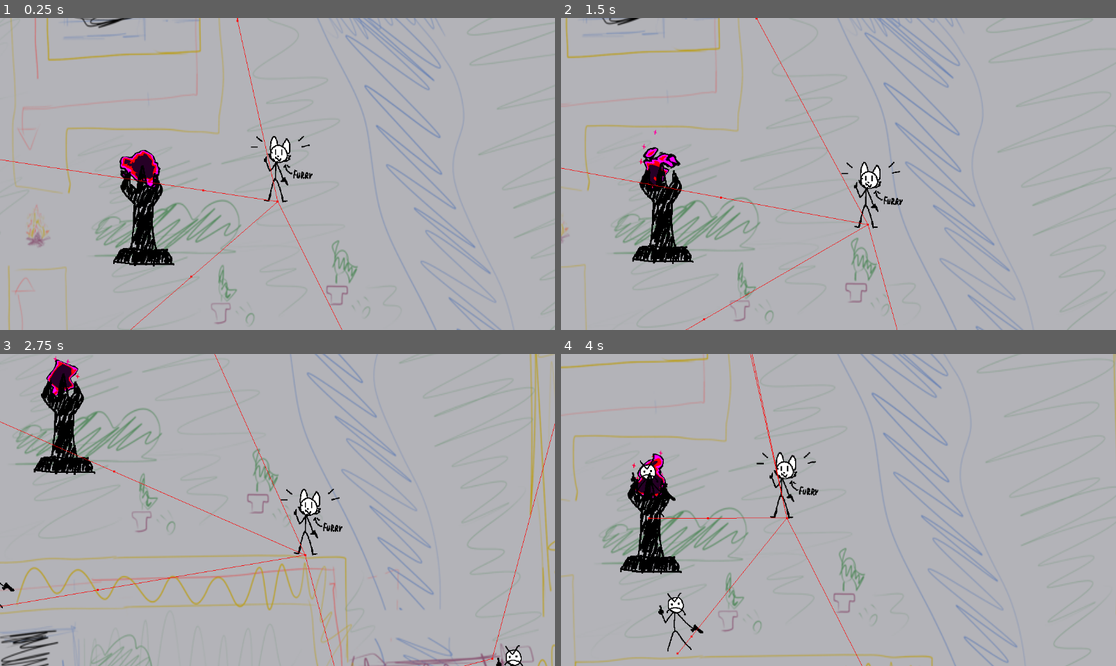
Above: before the commit, frames 1-4 (two rows, left to right).
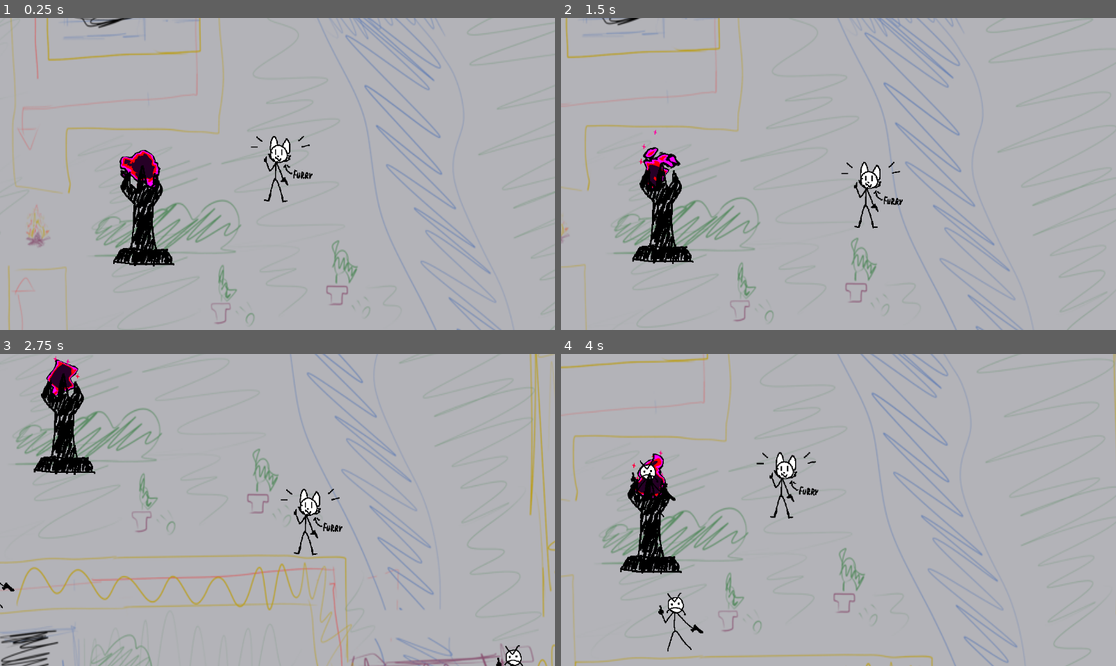
Above: after the commit, the same moments.

Repository: ndvrxd/cultism
Game: Godot game, scene res://scenes/world.tscn
The game is run twice, just before and just after one commit, with the same random seed, the same clock (stepped at 60 frames per second) and the same inputs.
Inputs:
- Up to frame 1 (0.25 s): no input
- Up to frame 2 (1.5 s): hold D (right) 0.53-1.28 s; hold S (down) from 1.28 s (still down)
- Up to frame 3 (2.75 s): release S (down) at 2.03 s; hold D (right) from 2.03 s (still down)
- Up to frame 4 (4 s): release D (right) at 2.78 s; hold W (up) 2.78-3.53 s; hold A (left) from 3.53 s (still down)

The runs differ from the first frame. In frame 1, 0.4% of the frame differs, in the area x 0-62%, y 0-100%; in frame 2, 0.4%; in frame 3, 0.6%, in the area x 0-100%, y 0-100%; in frame 4, 0.4%.

Commit message:
Entity base class groundwork

Diff:
--- a/cult-game-version-0.1/abstract/Stat.gd
+++ b/cult-game-version-0.1/abstract/Stat.gd
@@ -1,5 +1,7 @@
 class_name Stat extends Resource
 ## Meant to be used to cleanly track and modify entity stats.
+
+signal valueChanged(value:float);
 
 ## The base value of the statistic. Modify with set only.
 ## May be set in the inspector.
@@ -37,22 +39,27 @@
 func setBase(value:float):
 	## Set the base value of the statistic.
 	baseValue = value
+	valueChanged.emit(getValue());
 
 func modifyBase(flatValue:float):
 	## Additively modify the base value of the statistic.
 	baseModifier += flatValue
+	valueChanged.emit(getValue());
 
 func modifyMult(factor:float):
 	## Multiplicatively modify the base value of the statistic.
 	multiplier *= factor
+	valueChanged.emit(getValue());
 
 func modifyMultFlat(flatValue:float):
 	## Add a flat multiplicative modifier to the base value of the statistic.
 	multFlatModifier += flatValue
+	valueChanged.emit(getValue());
 
 func modifyFlat(flatValue:float):
 	## Add a flat value to the statistic, after modifiers.
 	additive += flatValue
+	valueChanged.emit(getValue());
 
 func getValue() -> float:
 	## Returns the final value of the statistic.
--- a/cult-game-version-0.1/objects/enemy.tscn
+++ b/cult-game-version-0.1/objects/enemy.tscn
@@ -31,4 +31,3 @@
 debug_color = Color(0.772432, 0.263693, 0.879854, 0.42)
 
 [node name="NavigationAgent2D" type="NavigationAgent2D" parent="."]
-debug_enabled = true
--- /dev/null
+++ b/cult-game-version-0.1/scripts/generic/Entity.gd
@@ -0,0 +1,73 @@
+class_name Entity extends CharacterBody2D
+
+# Base class for all Entities - networked actors with stats, health bars,
+# and the like. Movement code & health stuff is handled here
+
+@export var entityName:String = "Entity";
+
+@export var moveIntent:Vector2 = Vector2.ZERO;
+@export var lookDirection:Vector2 = Vector2.UP;
+# TODO: allow lookDirection into lookAngle conversion
+
+@export var stat_maxHp:Stat = Stat.fromBase(100);
+@export var stat_speed:Stat = Stat.fromBase(400);
+@export var stat_accel:Stat = Stat.fromBase(8.5);
+# "aggro" stats get used by entity controllers for target selection
+@export var stat_aggroRange:Stat = Stat.fromBase(500);
+@export var stat_aggroNoise:Stat = Stat.fromBase(0);
+
+@export var health:float = stat_maxHp.val;
+
+# Called when the node enters the scene tree for the first time.
+func _ready() -> void:
+	pass # Replace with function body.
+
+# Called every frame. 'delta' is the elapsed time since the previous frame.
+func _process(delta: float) -> void:
+	velocity.x = move_toward(velocity.x / stat_speed.val, moveIntent.x, stat_accel.val * delta) * stat_speed.val
+	velocity.y = move_toward(velocity.y / stat_speed.val, moveIntent.y, stat_accel.val * delta) * stat_speed.val
+	move_and_slide()
+
+# what i'm thinking is that the authority for each entity
+# can attach a controller to it clientside, and the controller can make
+# Entity RPC calls from within itself so shit gets synced for everyone
+# from within a script that ISNT synced for everyone
+
+# networked callbacks for use by controller and items
+@rpc("any_peer", "call_local", "unreliable")
+func setMoveIntent(dir:Vector2) -> void:
+	moveIntent = dir;
+
+@rpc("any_peer", "call_local", "reliable")
+func primaryFire(target:Vector2) -> void:
+	pass
+
+@rpc("any_peer", "call_local", "reliable")
+func secondaryFire(target:Vector2) -> void:
+	pass
+
+@rpc("any_peer", "call_local", "reliable")
+func activeAbility(target:Vector2) -> void:
+	pass
+
+@rpc("any_peer", "call_local", "reliable")
+func chat(msg:String) -> void:
+	pass
+
+@rpc("any_peer", "call_local", "reliable")
+func spawn_something() -> void:
+	pass # idk how to make this work
+
+@rpc("any_peer", "call_local", "reliable")
+func changeHealth(by:float) -> void:
+	health += by; #maybe take a moment to show a health bar above
+
+@rpc("any_peer", "call_local", "reliable")
+func die() -> void:
+	pass # ideally, remove self from the scene
+
+@rpc("any_peer", "call_remote", "unreliable") # netcode stuff testing ???
+func streamMovement(pos:Vector2, intent:Vector2, lookDir:Vector2):
+	global_position = pos;
+	setMoveIntent(intent);
+	lookDirection = lookDir;
